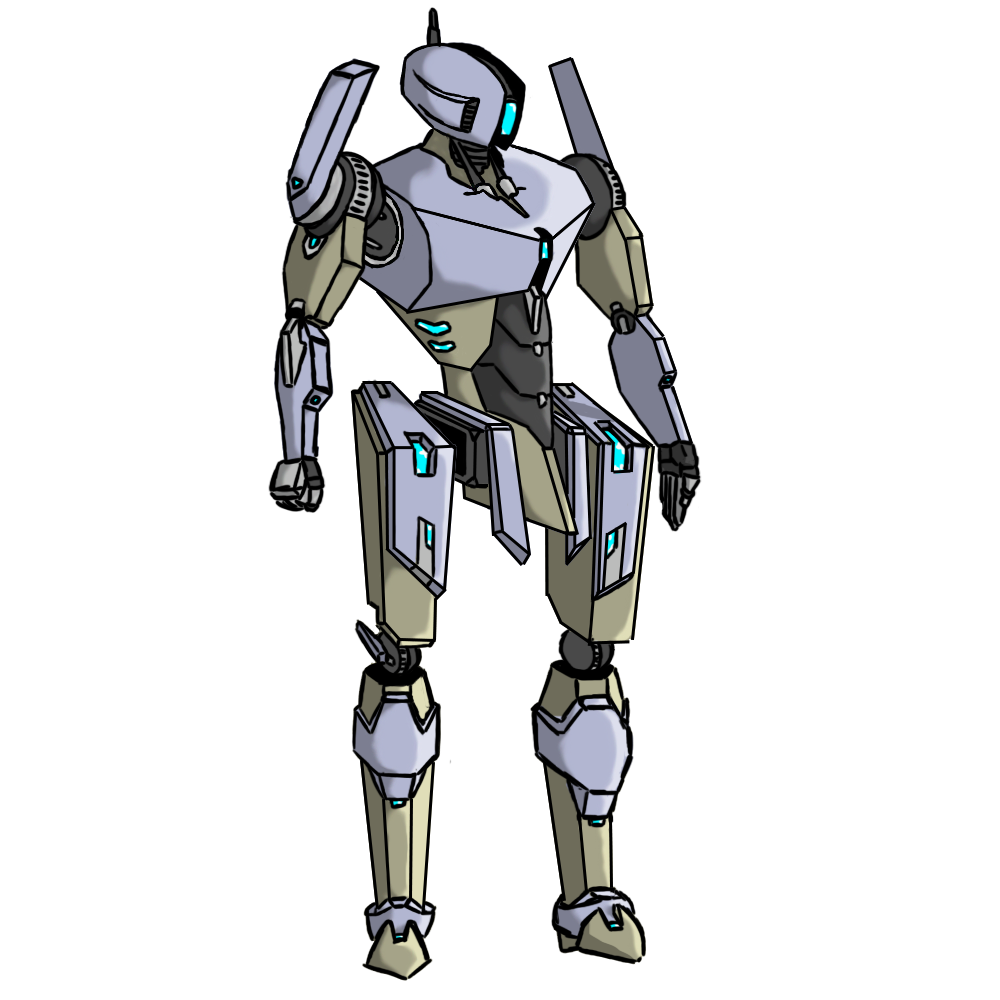
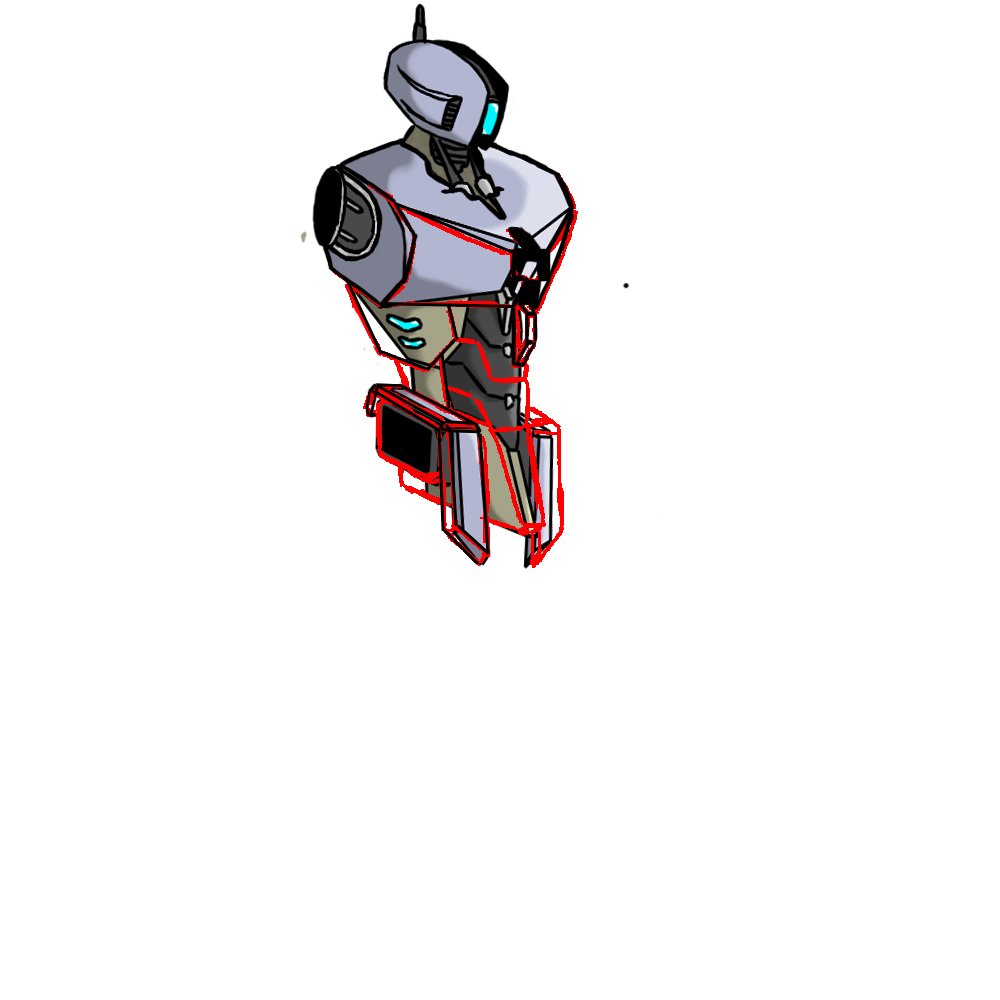
Comparing the layer stacks of the two 1000 × 1000 images. Changes:
removed group "r arm" (8 layers) over [268, 50, 438, 524]
removed layer "line art" (1st of 5, in "r arm") from group "r arm" over [268, 58, 438, 513]
renamed "color 1" to "r leg", hid it, moved it out of group "colors", painted on it over [317, 372, 424, 974]
removed group "head torso" (8 layers) over [324, 7, 700, 568]
removed layer "line art" (3rd of 5, in "head torso") from group "head torso" over [336, 7, 596, 566]
removed group "colors" (3rd of 5, in "head torso") (5 layers) from group "head torso" over [324, 9, 700, 566]
removed layer "armor 2" (2nd of 4, in "head torso" › "colors") from group "colors" over [324, 97, 596, 546]
removed layer "joints" (3rd of 5, in "head torso" › "colors") from group "colors" over [338, 96, 549, 478]
removed layer "armor 1" (2nd of 4, in "head torso" › "colors") from group "colors" over [358, 9, 569, 489]
removed layer "armor 3" (2nd of 4, in "head torso" › "colors") from group "colors" over [339, 23, 700, 566]
removed group "l leg" (8 layers) over [446, 382, 659, 965]
removed layer "line art" (4th of 5, in "l leg") from group "l leg" over [530, 382, 655, 965]
removed group "colors" (4th of 5, in "l leg") (5 layers) from group "l leg" over [530, 382, 655, 965]
removed layer "armor 2" (3rd of 4, in "l leg" › "colors") from group "colors" over [530, 382, 655, 965]
removed group "l arm" (8 layers) over [546, 57, 702, 532]
removed layer "line art" (5th of 5, in "l arm") from group "l arm" over [546, 57, 702, 532]
removed group "colors" (5th of 5, in "l arm") (5 layers) from group "l arm" over [548, 57, 699, 528]
added layer "tank" above "sketch" over [323, 137, 630, 565]
showed "sketch", moved it out of group "r arm", painted on it over [268, 50, 578, 568]
removed group "r leg" (8 layers) over [350, 379, 656, 981]
added layer "head torso" above "l leg" over [300, 3, 661, 569]
…and 22 more changes (22 removed)
